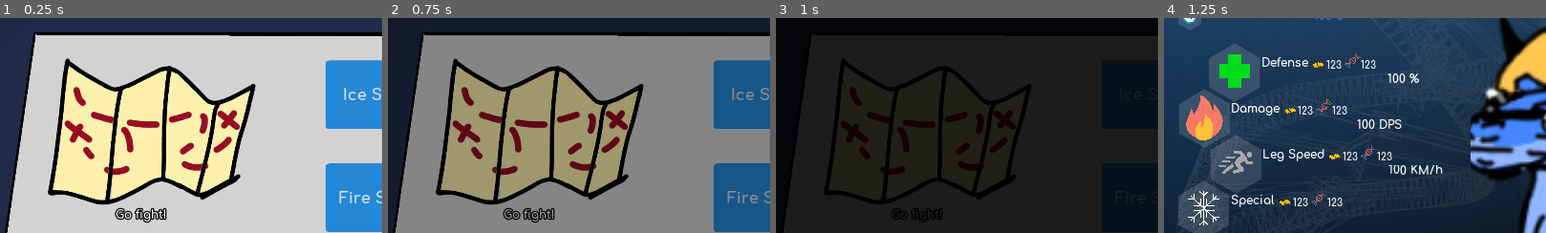
Above: before the commit, frames 1-4 (left to right).
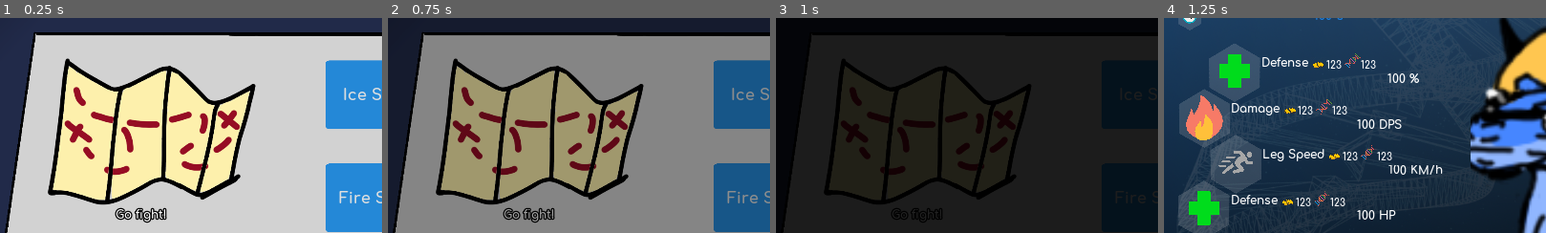
Above: after the commit, the same moments.

Repository: ojas-sanghi/scaling-out
Game: Godot game, scene res://src/GUI/screens/HomeScreen.tscn
Same seed, same stepped clock (60 frames per second), same inputs: the game is played once before the commit and once after it. Video files are missing from this copy of the repository; at most half a second of black plays in their place. Sound files missing from this copy of the repository are replaced by a short silence.
Inputs:
- Up to frame 1 (0.25 s): no input
- Up to frame 2 (0.75 s): click "View upgrades menu" at 0.5 s
- Up to frame 3 (1 s): no input
- Up to frame 4 (1.25 s): no input
The pictures show only the part of the screen within x 0-50%, y 24-74%; the shares and areas given below are measured in that part.

Frames 1-3 are identical in both runs. In frame 4, 1.8% of the frame differs, in the area x 6-61%, y 80-97%.
Error before the commit: Parse Error: The identifier "UpgradeInfo" isn't declared in the current scope. (res://src/singletons/DinoInfo.gd:27)
Error after the commit: Invalid call. Nonexistent function 'get_upgrade_stat' in base 'Node (DinoInfo.gd)'. (res://src/GUI/buttons/StatUpgradeButton.gd:25)

Commit message:
Implement new resource-based data structure for dino stats!
(partially) resolves #25

related todo: 
- make resources for dinos other than MegaDino
- fix all the broken references to DinoInfo stuff
- make use of Enums.dinos everywhere

Diff:
--- a/project.godot
+++ b/project.godot
@@ -13,11 +13,6 @@
 "class": "Cost",
 "language": "GDScript",
 "path": "res://src/resources/Cost.gd"
-}, {
-"base": "Resource",
-"class": "DinoCost",
-"language": "GDScript",
-"path": "res://src/resources/DinoCost.gd"
 }, {
 "base": "Area2D",
 "class": "GeneralDino",
@@ -41,7 +36,6 @@
 } ]
 _global_script_class_icons={
 "Cost": "",
-"DinoCost": "",
 "GeneralDino": "res://assets/dinos/mega_dino/mega_dino.png",
 "SpecialStat": "",
 "Stats": "",
@@ -64,6 +58,7 @@
 
 [autoload]
 
+Enums="*res://src/singletons/Enums.gd"
 SceneChanger="*res://src/singletons/SceneChanger.tscn"
 DinoInfo="*res://src/singletons/DinoInfo.gd"
 CombatInfo="*res://src/singletons/CombatInfo.gd"
--- a/src/GUI/combat_selector/DinoSelector.gd
+++ b/src/GUI/combat_selector/DinoSelector.gd
@@ -25,6 +25,7 @@
 		current_num += 1
 
 	for ability in DinoInfo.dino_ability_icons:
+		# skip if it has no icon
 		if typeof(ability) == TYPE_STRING:
 			continue
 
@@ -109,14 +110,14 @@
 
 func _on_dino_died(type):
 	var dinos_left = get_tree().get_nodes_in_group("dinos")
-	if type == "tanky":
+	if type == Enums.dinos.tanky:
 		for dino in dinos_left:
-			if dino.dino_name == "tanky":
+			if dino.dino_type == Enums.dinos.tanky:
 				return
 		selector_list[4].disable_ability()
 
-	if type == "warrior":
+	if type == Enums.dinos.warrior:
 		for dino in dinos_left:
-			if dino.dino_name == "warrior":
+			if dino.dino_type == Enums.dinos.warrior:
 				return
 		selector_list[5].disable_ability()
--- a/src/GUI/screens/UpgradeScreen.tscn
+++ b/src/GUI/screens/UpgradeScreen.tscn
@@ -113,7 +113,7 @@
 margin_top = 667.0
 margin_right = 26.96
 margin_bottom = 667.32
-button_mode = "ice"
+button_mode = "special"
 
 [node name="SpecialUpgrade" parent="." instance=ExtResource( 15 )]
 margin_left = 1328.72
--- a/src/actors/dinos/GatorGecko.gd
+++ b/src/actors/dinos/GatorGecko.gd
@@ -1,7 +1,7 @@
 extends GeneralDino
 
 func _init() -> void:
-	dino_name = "gator"
+	dino_type = Enums.dinos.gator
 
 	deploy_delay_value = 2
 
--- a/src/actors/dinos/GeneralDino.gd
+++ b/src/actors/dinos/GeneralDino.gd
@@ -5,8 +5,7 @@
 
 var dino_dead := false
 
-var dino_name: String
-
+var dino_type: int
 var dino_variation: int
 
 var dino_health: int
@@ -70,14 +69,16 @@
 	Signals.connect("dino_hit", self, "update_health")
 
 func calculate_upgrades():
-	dino_health = DinoInfo.get_upgrade_stat(dino_name, "hp")
+	var dino_info = DinoInfo.get_dino(dino_type)
+
+	dino_health = dino_info.get_stat(Enums.stats.hp)
 	animated_health = dino_health
-	spawn_delay_value = DinoInfo.get_upgrade_stat(dino_name, "delay")
+	spawn_delay_value = dino_info.get_stat(Enums.stats.delay)
 
-	dino_defense = DinoInfo.get_upgrade_stat(dino_name, "def")
-	dino_dodge_chance = DinoInfo.get_upgrade_stat(dino_name, "dodge")
-	dino_dmg = DinoInfo.get_upgrade_stat(dino_name, "dmg")
-	dino_speed = Vector2(DinoInfo.get_upgrade_stat(dino_name, "speed"), 0)
+	dino_defense = dino_info.get_stat(Enums.stats.def)
+	dino_dodge_chance = dino_info.get_stat(Enums.stats.dodge)
+	dino_dmg = dino_info.get_stat(Enums.stats.dmg)
+	dino_speed = Vector2(dino_info.get_stat(Enums.stats.speed), 0)
 
 func _process(_delta: float) -> void:
 	bar.value = animated_health
@@ -85,7 +86,7 @@
 
 func kill_dino():
 	remove_from_group("dinos")
-	Signals.emit_signal("dino_died", dino_name)
+	Signals.emit_signal("dino_died", dino_type)
 
 	$CollisionPolygon2D.set_deferred("disabled", true)
 	path.set_active(false)
--- a/src/actors/dinos/MegaDino.gd
+++ b/src/actors/dinos/MegaDino.gd
@@ -1,7 +1,7 @@
 extends GeneralDino
 
 func _init() -> void:
-	dino_name = "mega"
+	dino_type = Enums.dinos.mega
 
 	deploy_delay_value = 2
 
--- a/src/actors/dinos/TankyDino.gd
+++ b/src/actors/dinos/TankyDino.gd
@@ -2,7 +2,7 @@
 
 
 func _init() -> void:
-	dino_name = "tanky"
+	dino_type = Enums.dinos.tanky
 
 	deploy_delay_value = 2
 
--- a/src/actors/dinos/WarriorDino.gd
+++ b/src/actors/dinos/WarriorDino.gd
@@ -2,7 +2,7 @@
 
 
 func _init() -> void:
-	dino_name = "warrior"
+	dino_type = Enums.dinos.warrior
 
 	deploy_delay_value = 2
 
--- /dev/null
+++ b/src/actors/dinos/stats/MegaDino.tres
@@ -0,0 +1,100 @@
+[gd_resource type="Resource" load_steps=18 format=2]
+
+[ext_resource path="res://src/resources/SpecialStat.gd" type="Script" id=1]
+[ext_resource path="res://src/resources/DinoInfoResource.gd" type="Script" id=2]
+[ext_resource path="res://src/resources/Stats.gd" type="Script" id=3]
+[ext_resource path="res://src/resources/Cost.gd" type="Script" id=4]
+
+[sub_resource type="Resource" id=1]
+script = ExtResource( 4 )
+stat_name = "Cost Def"
+gold = [ 50, 100, 150 ]
+genes = [ 30, 50, 80 ]
+
+[sub_resource type="Resource" id=2]
+script = ExtResource( 3 )
+stat_name = "Def"
+stats = [ 1.0, 0.98, 0.95, 0.92, 0.87 ]
+cost = SubResource( 1 )
+level = 0
+
+[sub_resource type="Resource" id=3]
+script = ExtResource( 4 )
+stat_name = "Cost Delay"
+gold = [ 50, 100, 150 ]
+genes = [ 30, 50, 80 ]
+
+[sub_resource type="Resource" id=4]
+script = ExtResource( 3 )
+stat_name = "Delay"
+stats = [ 2.0, 1.75, 1.5 ]
+cost = SubResource( 3 )
+level = 0
+
+[sub_resource type="Resource" id=5]
+script = ExtResource( 4 )
+stat_name = "Cost Dmg"
+gold = [ 50, 100, 150 ]
+genes = [ 30, 50, 80 ]
+
+[sub_resource type="Resource" id=6]
+script = ExtResource( 3 )
+stat_name = "Dmg"
+stats = [ 2.0, 3.5, 5.0, 6.0, 7.5, 8.0, 9.0, 10.0, 10.5, 11.0 ]
+cost = SubResource( 5 )
+level = 0
+
+[sub_resource type="Resource" id=7]
+script = ExtResource( 4 )
+stat_name = "Cost Dodge"
+gold = [ 50, 100, 150 ]
+genes = [ 30, 50, 80 ]
+
+[sub_resource type="Resource" id=8]
+script = ExtResource( 3 )
+stat_name = "Dodge"
+stats = [ 0.0 ]
+cost = SubResource( 7 )
+level = 0
+
+[sub_resource type="Resource" id=9]
+script = ExtResource( 4 )
+stat_name = "Cost HP"
+gold = [ 50, 100, 150 ]
+genes = [ 30, 50, 80 ]
+
+[sub_resource type="Resource" id=10]
+script = ExtResource( 3 )
+stat_name = "HP"
+stats = [ 100.0, 135.0, 150.0 ]
+cost = SubResource( 9 )
+level = 0
+
+[sub_resource type="Resource" id=15]
+script = ExtResource( 1 )
+stat_name = "Special"
+special = ""
+level = 0
+
+[sub_resource type="Resource" id=13]
+script = ExtResource( 4 )
+stat_name = "Cost Speed"
+gold = [ 50, 100, 150 ]
+genes = [ 30, 50, 80 ]
+
+[sub_resource type="Resource" id=14]
+script = ExtResource( 3 )
+stat_name = "Speed"
+stats = [ 50.0, 55.0, 60.0, 66.0, 70.0, 77.0, 84.0, 88.0 ]
+cost = SubResource( 13 )
+level = 0
+
+[resource]
+script = ExtResource( 2 )
+hp_stat = SubResource( 10 )
+delay_stat = SubResource( 4 )
+def_stat = SubResource( 2 )
+dodge_stat = SubResource( 8 )
+dmg_stat = SubResource( 6 )
+speed_stat = SubResource( 14 )
+special_stat = SubResource( 15 )
--- a/src/actors/dinos/stats/MegaStats.tres
+++ /dev/null
@@ -1,107 +0,0 @@
-[gd_resource type="Resource" load_steps=21 format=2]
-
-[ext_resource path="res://src/resources/SpecialStat.gd" type="Script" id=1]
-[ext_resource path="res://src/resources/DinoCost.gd" type="Script" id=2]
-[ext_resource path="res://src/resources/Stats.gd" type="Script" id=3]
-[ext_resource path="res://src/resources/Cost.gd" type="Script" id=4]
-
-[sub_resource type="Resource" id=1]
-script = ExtResource( 4 )
-gold = [ 50, 100, 150 ]
-genes = [ 30, 50, 80 ]
-
-[sub_resource type="Resource" id=2]
-script = ExtResource( 4 )
-gold = [ 50, 100, 150 ]
-genes = [ 30, 50, 80 ]
-
-[sub_resource type="Resource" id=3]
-script = ExtResource( 4 )
-gold = [ 50, 100, 150 ]
-genes = [ 30, 50, 80 ]
-
-[sub_resource type="Resource" id=4]
-script = ExtResource( 4 )
-gold = [ 50, 100, 150 ]
-genes = [ 30, 50, 80 ]
-
-[sub_resource type="Resource" id=5]
-script = ExtResource( 4 )
-gold = [ 50, 100, 150 ]
-genes = [ 30, 50, 80 ]
-
-[sub_resource type="Resource" id=6]
-script = ExtResource( 4 )
-gold = [ 50, 100, 150 ]
-genes = [ 30, 50, 80 ]
-
-[sub_resource type="Resource" id=7]
-script = ExtResource( 4 )
-gold = [ 50, 100, 150 ]
-genes = [ 30, 50, 80 ]
-
-[sub_resource type="Resource" id=8]
-script = ExtResource( 2 )
-hp_cost = SubResource( 5 )
-delay_cost = SubResource( 2 )
-def_cost = SubResource( 1 )
-dodge_cost = SubResource( 4 )
-dmg_cost = SubResource( 3 )
-speed_cost = SubResource( 7 )
-special_cost = SubResource( 6 )
-
-[sub_resource type="Resource" id=9]
-script = ExtResource( 3 )
-stats = [ 1.0, 0.98, 0.95, 0.92, 0.87 ]
-
-[sub_resource type="Resource" id=10]
-script = ExtResource( 3 )
-stats = [ 2.0, 1.75, 1.5 ]
-
-[sub_resource type="Resource" id=11]
-script = ExtResource( 3 )
-stats = [ 2.0, 3.5, 5.0, 6.0, 7.5, 8.0, 9.0, 10.0, 10.5, 11.0 ]
-
-[sub_resource type="Resource" id=12]
-script = ExtResource( 3 )
-stats = [  ]
-
-[sub_resource type="Resource" id=13]
-script = ExtResource( 3 )
-stats = [ 100.0, 135.0, 150.0 ]
-
-[sub_resource type="GDScript" id=14]
-script/source = "extends Resource
-
-export var name: String
-
-export(Resource) var health
-export(Resource) var delay
-export(Resource) var def
-export(Resource) var dodge
-export(Resource) var dmg
-export(Resource) var speed
-export(Resource) var special
-
-export(Resource) var costs
-"
-
-[sub_resource type="Resource" id=15]
-script = ExtResource( 1 )
-special = ""
-
-[sub_resource type="Resource" id=16]
-script = ExtResource( 3 )
-stats = [ 50.0, 55.0, 60.0, 66.0, 70.0, 77.0, 84.0, 88.0 ]
-
-[resource]
-script = SubResource( 14 )
-name = "Mega"
-health = SubResource( 13 )
-delay = SubResource( 10 )
-def = SubResource( 9 )
-dodge = SubResource( 12 )
-dmg = SubResource( 11 )
-speed = SubResource( 16 )
-special = SubResource( 15 )
-costs = SubResource( 8 )
--- a/src/resources/Cost.gd
+++ b/src/resources/Cost.gd
@@ -1,5 +1,6 @@
 class_name Cost
 extends Resource
 
+export var stat_name = ""
 export(Array, int) var gold
 export(Array, int) var genes
--- a/src/resources/DinoCost.gd
+++ /dev/null
@@ -1,10 +0,0 @@
-class_name DinoCost
-extends Resource
-
-export(Resource) var hp_cost
-export(Resource) var delay_cost
-export(Resource) var def_cost
-export(Resource) var dodge_cost
-export(Resource) var dmg_cost
-export(Resource) var speed_cost
-export(Resource) var special_cost
--- a/src/resources/DinoCost.tres
+++ /dev/null
@@ -1,19 +0,0 @@
-[gd_resource type="Resource" load_steps=2 format=2]
-
-[sub_resource type="GDScript" id=1]
-script/source = "extends Resource
-
-const cost = preload(\"res://Cost.gd\")
-
-export(Resource) var hp_cost
-export(Resource) var delay_cost
-export(Resource) var def_cost
-export(Resource) var dodge_cost
-export(Resource) var dmg_cost
-export(Resource) var speed_cost
-export(Resource) var special_cost
-
-"
-
-[resource]
-script = SubResource( 1 )
--- a/src/resources/DinoInfoResource.gd
+++ b/src/resources/DinoInfoResource.gd
@@ -1,13 +1,9 @@
 extends Resource
 
-export var name: String
-
-export(Resource) var health
-export(Resource) var delay
-export(Resource) var def
-export(Resource) var dodge
-export(Resource) var dmg
-export(Resource) var speed
-export(Resource) var special
-
-export(Resource) var costs
+export(Resource) var hp_stat
+export(Resource) var delay_stat
+export(Resource) var def_stat
+export(Resource) var dodge_stat
+export(Resource) var dmg_stat
+export(Resource) var speed_stat
+export(Resource) var special_stat
--- a/src/resources/SpecialStat.gd
+++ b/src/resources/SpecialStat.gd
@@ -1,4 +1,17 @@
 class_name SpecialStat
 extends Resource
 
+export var stat_name = "Special"
 export var special := ""
+export(Resource) var cost
+
+export var level = 0
+
+func get_stat():
+	return special
+
+func get_gold_cost():
+	return cost.gold[level]
+
+func get_genes_cost():
+	return cost.genes[level]
--- a/src/resources/Stats.gd
+++ b/src/resources/Stats.gd
@@ -1,4 +1,18 @@
 class_name Stats
 extends Resource
 
+export var stat_name = ""
 export(Array, float) var stats
+export(Resource) var cost
+
+export var level = 0
+
+func get_stat():
+	return stats[level]
+
+# pass in level, which defaults to current level
+# parameter exists for the get_next_upgrade_cost function
+func get_gold(lvl = level):
+	return cost.gold[lvl]
+func get_genes(lvl = level):
+	return cost.genes[lvl]
--- /dev/null
+++ b/src/singletons/DinoComments.gd
@@ -0,0 +1,32 @@
+extends Node
+
+#	UpgradeInfo.new(
+#		"tanky",
+#		[200, 230, 250],
+#		[2, 1.75, 1.5],
+#		[1, 0.9, 0.86, 0.82, 0.75],
+#		[0],
+#		[0.5, 0.75, 0.8, 0.9, 1, 1.5, 2, 2.2, 2.5, 2.8],
+#		[30, 35, 40, 42, 45, 50, 56, 60],
+#		[""]
+#	),
+#	UpgradeInfo.new(
+#		"warrior",
+#		[45, 50, 60],
+#		[2, 1.75, 1.5],
+#		[1, 0.99, 0.98, 0.95, 0.93],
+#		[0],
+#		[5, 5.5, 6, 7, 8, 8.5, 9.2, 9.9, 10.6, 11.5],
+#		[60, 65, 70, 79, 86, 95, 105, 110],
+#		[""]
+#	),
+#	UpgradeInfo.new(
+#		"gator",
+#		[45, 50, 60],
+#		[2, 1.75, 1.5],
+#		[1, 0.99, 0.98, 0.95, 0.93],
+#		[0],
+#		[5, 5.5, 6, 7, 8, 8.5, 9.2, 9.9, 10.6, 11.5],
+#		[60, 65, 70, 79, 86, 95, 105, 110],
+#		[""]
+#	)
--- a/src/singletons/DinoInfo.gd
+++ b/src/singletons/DinoInfo.gd
@@ -23,136 +23,75 @@
 	""
 ]
 
-var upgrades_info := [
-	UpgradeInfo.new(
-		"mega",
-		[100, 135, 150], # health
-		[2, 1.75, 1.5], # delay
-		[1, 0.98, 0.95, 0.92, 0.87], # def
-		[0], # dodge
-		[2, 3.5, 5, 6, 7.5, 8, 9, 10, 10.5, 11], # dmg
-		[50, 55, 60, 66, 70, 77, 84, 88], # speed
-		[""] # special
-	),
-	UpgradeInfo.new(
-		"tanky",
-		[200, 230, 250],
-		[2, 1.75, 1.5],
-		[1, 0.9, 0.86, 0.82, 0.75],
-		[0],
-		[0.5, 0.75, 0.8, 0.9, 1, 1.5, 2, 2.2, 2.5, 2.8],
-		[30, 35, 40, 42, 45, 50, 56, 60],
-		[""]
-	),
-	UpgradeInfo.new(
-		"warrior",
-		[45, 50, 60],
-		[2, 1.75, 1.5],
-		[1, 0.99, 0.98, 0.95, 0.93],
-		[0],
-		[5, 5.5, 6, 7, 8, 8.5, 9.2, 9.9, 10.6, 11.5],
-		[60, 65, 70, 79, 86, 95, 105, 110],
-		[""]
-	),
-	UpgradeInfo.new(
-		"gator",
-		[45, 50, 60],
-		[2, 1.75, 1.5],
-		[1, 0.99, 0.98, 0.95, 0.93],
-		[0],
-		[5, 5.5, 6, 7, 8, 8.5, 9.2, 9.9, 10.6, 11.5],
-		[60, 65, 70, 79, 86, 95, 105, 110],
-		[""]
-	)
-]
+class UpgradeInfo:
+	var stats: Dictionary
+
+	func _init(path) -> void:
+		var data = load(path)
+
+		stats = {
+			Enums.stats.hp: data.hp_stat,
+			Enums.stats.delay: data.delay_stat,
+			Enums.stats.def: data.def_stat,
+			Enums.stats.dodge: data.dodge_stat,
+			Enums.stats.dmg: data.dmg_stat,
+			Enums.stats.speed:data.speed_stat,
+			Enums.stats.special: data.special_stat
+		}
+
+	func upgrade(stat: int) -> void:
+		stats[stat].level += 1
+
+	func get_stat(stat: int) -> float:
+		return stats[stat].get_stat()
+	func get_level(stat: int) -> float:
+		return stats[stat].level
+
+	func get_gold_cost(stat: int) -> int:
+		return stats[stat].get_gold()
+	func get_gene_cost(stat: int) -> int:
+		return stats[stat].get_genes()
+
+	## misc utlity functions
+	func has_special() -> bool:
+		return get_stat(Enums.stats.special) == 1
+
+	# our level is 0-indexed but size() is not, so decrement one
+	func get_max_level(stat: int) -> int:
+		return stats[stat].stats.size() - 1
+
+	# [gold, genes]
+	func get_next_upgrade_cost(stat: int) -> Array:
+		var current_level = get_level(stat)
+
+		# no cost if already at max
+		if current_level == get_max_level(stat):
+			return [0, 0]
+
+		var gold_cost = stats[stat].get_gold(current_level + 1)
+		var gene_cost = stats[stat].get_genes(current_level + 1)
+		return [gold_cost, gene_cost]
+
+	func is_maxed_out(stat: int) -> bool:
+		return get_level(stat) == get_max_level(stat)
+
+func get_dino(dino: int) -> UpgradeInfo:
+	return upgrades_info[dino]
+
+var upgrades_info := {
+	Enums.dinos.mega: UpgradeInfo.new("res://src/actors/dinos/stats/MegaDino.tres")
+}
 
 var upgrades_cost = {
-	"mega": {
-		"hp": [[50, 100, 150], [30, 50, 80]],
-		"delay": [[50, 100, 150], [30, 50, 80]],
-		"def": [[50, 100, 150], [30, 50, 80]],
-		"dodge": [[50, 100, 150], [30, 50, 80]],
-		"dmg": [[50, 100, 150], [30, 50, 80]],
-		"speed": [[50, 100, 150], [30, 50, 80]],
-		"special": [[50, 100, 150], [30, 50, 80]],
-	},
 	"tanky": {
-		"hp": [[50, 100, 150], [30, 50, 80]],
-		"delay": [[50, 100, 150], [30, 50, 80]],
 		"def": [[50, 100, 150, 175, 200], [30, 50, 80, 110, 140]],
-		"dodge": [[50, 100, 150], [30, 50, 80]],
-		"dmg": [[50, 100, 150], [30, 50, 80]],
-		"speed": [[50, 100, 150], [30, 50, 80]],
-		"special": [[50, 100, 150], [30, 50, 80]],
-	},
-	"warrior": {
-		"hp": [[50, 100, 150], [30, 50, 80]],
-		"delay": [[50, 100, 150], [30, 50, 80]],
-		"def": [[50, 100, 150], [30, 50, 80]],
-		"dodge": [[50, 100, 150], [30, 50, 80]],
-		"dmg": [[50, 100, 150], [30, 50, 80]],
-		"speed": [[50, 100, 150], [30, 50, 80]],
-		"special": [[50, 100, 150], [30, 50, 80]],
-	},
-	"gator": {
-		"hp": [[50, 100, 150], [30, 50, 80]],
-		"delay": [[50, 100, 150], [30, 50, 80]],
-		"def": [[50, 100, 150], [30, 50, 80]],
-		"dodge": [[50, 100, 150], [30, 50, 80]],
-		"dmg": [[50, 100, 150], [30, 50, 80]],
-		"speed": [[50, 100, 150], [30, 50, 80]],
-		"special": [[50, 100, 150], [30, 50, 80]],
 	},
 }
-
-
-
-func has_special(dino: String):
-	return upgrades_info[dino]["special"][1] - 1 == 0
-
-
-func add_upgrade(dino: String, upgrade: String) -> void:
-	upgrades_info[dino][upgrade][1] += 1
-
-
-func get_max_upgrade(dino: String, upgrade: String) -> int:
-	return upgrades_info[dino][upgrade][0].size()
-
-
-func get_num_upgrade(dino: String, upgrade: String) -> int:
-	return upgrades_info[dino][upgrade][1]
-
-
-func get_upgrade_stat(dino: String, upgrade: String):
-	var num_upgrade = get_num_upgrade(dino, upgrade) - 1
-	if num_upgrade < 0:
-		num_upgrade += 1
-	return upgrades_info[dino][upgrade][0][num_upgrade]
-
-# returns [money, genes]
-func get_next_upgrade_cost(dino: String, upgrade: String):
-	var current_level = get_num_upgrade(dino, upgrade)
-
-	if current_level == get_max_upgrade(dino, upgrade):
-		return [0, 0]
-
-	# we don't need to increment the current_level since it's 0 indexed
-	# a level of 1 means that we're at pos. 0 in the list
-	# and if we use that number, we'll be returning the cost of pos. 1 in the list; the 2nd position
-	# ez
-	var next_money = upgrades_cost[dino][upgrade][0][current_level]
-	var next_gene = upgrades_cost[dino][upgrade][1][current_level]
-
-	return [next_money, next_gene]
-
-func check_max_upgrade(dino: String, upgrade: String) -> bool:
-	return get_num_upgrade(dino, upgrade) == get_max_upgrade(dino, upgrade)
 
 
 func get_dino_timer_delay():
 	# find the delay based on the dino
 	return get_dino_property("deploy_delay_value")
-
 
 func get_dino_property(prop: String):
 	# instance it, get the variable we want, then remove it
--- /dev/null
+++ b/src/singletons/Enums.gd
@@ -0,0 +1,4 @@
+extends Node
+
+enum stats {hp, delay, def, dodge, dmg, speed, special}
+enum dinos {mega, tanky, warrior, gator}
